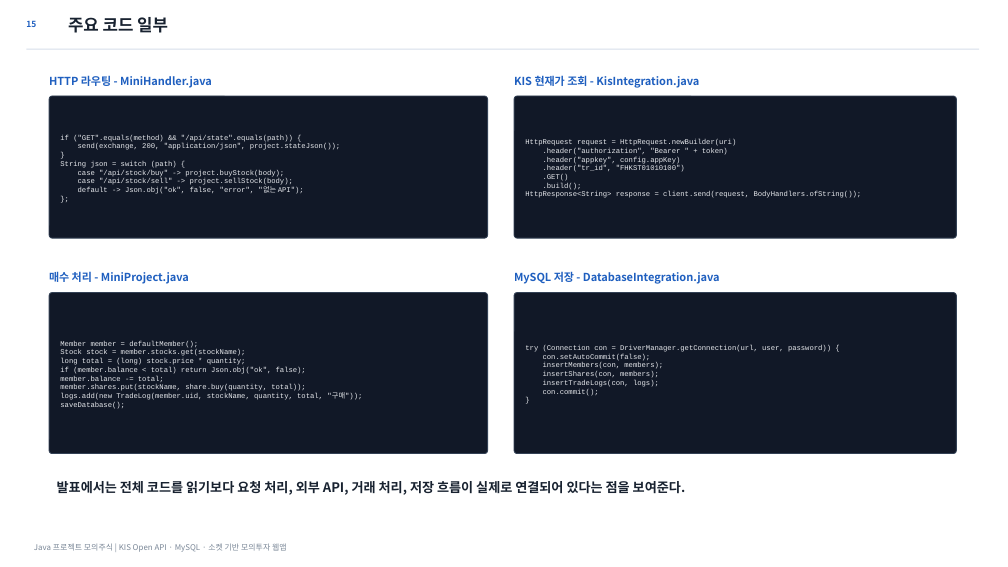
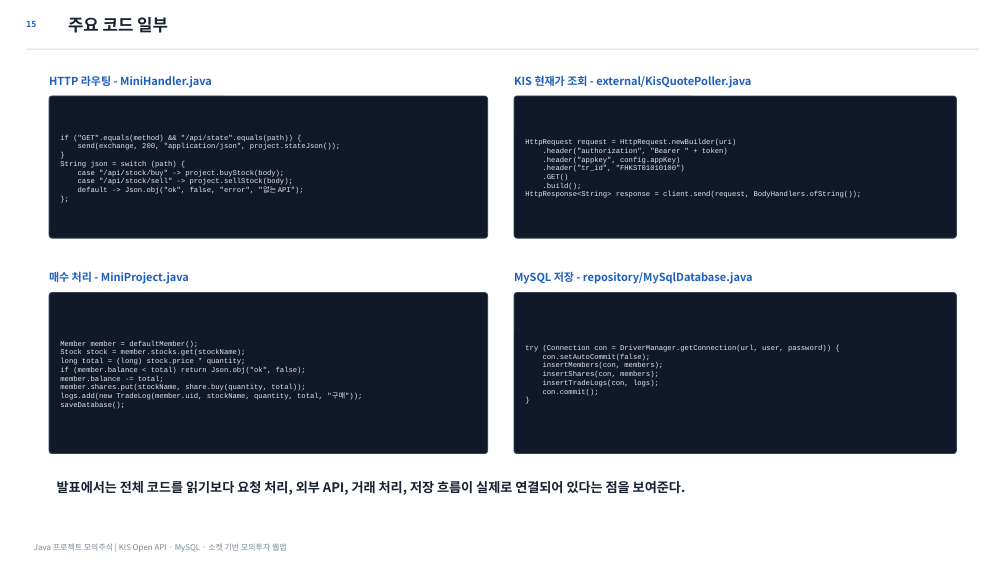
Before and after one commit to osangmin51-spec/javaproject, a slide deck: slide 15 of deliverables/Java_모의주식투자_발표자료_최종정합본.pptx. Drawn at 1008x567 pixels with LibreOffice and Linux fonts; fonts in the diff are those of the drawing. Boxes give left, top, right and bottom in pixels: in the first picture for what was removed or moved away, otherwise in the second. Text is boxed around its words. In the diff, an @@ line names an element or a change of style, - is before the commit and + after.

```diff
--- a/deliverables/Java_모의주식투자_발표자료_최종정합본.pptx
+++ b/deliverables/Java_모의주식투자_발표자료_최종정합본.pptx
@@ text at [514,75,751,88]: text changed @@
-KIS 현재가 조회 - KisIntegration.java
+KIS 현재가 조회 - external/KisQuotePoller.java
@@ text at [514,271,753,284]: text changed @@
-MySQL 저장 - DatabaseIntegration.java
+MySQL 저장 - repository/MySqlDatabase.java
```
Also in this commit, not shown: 4 other slides changed, 37 other files.
